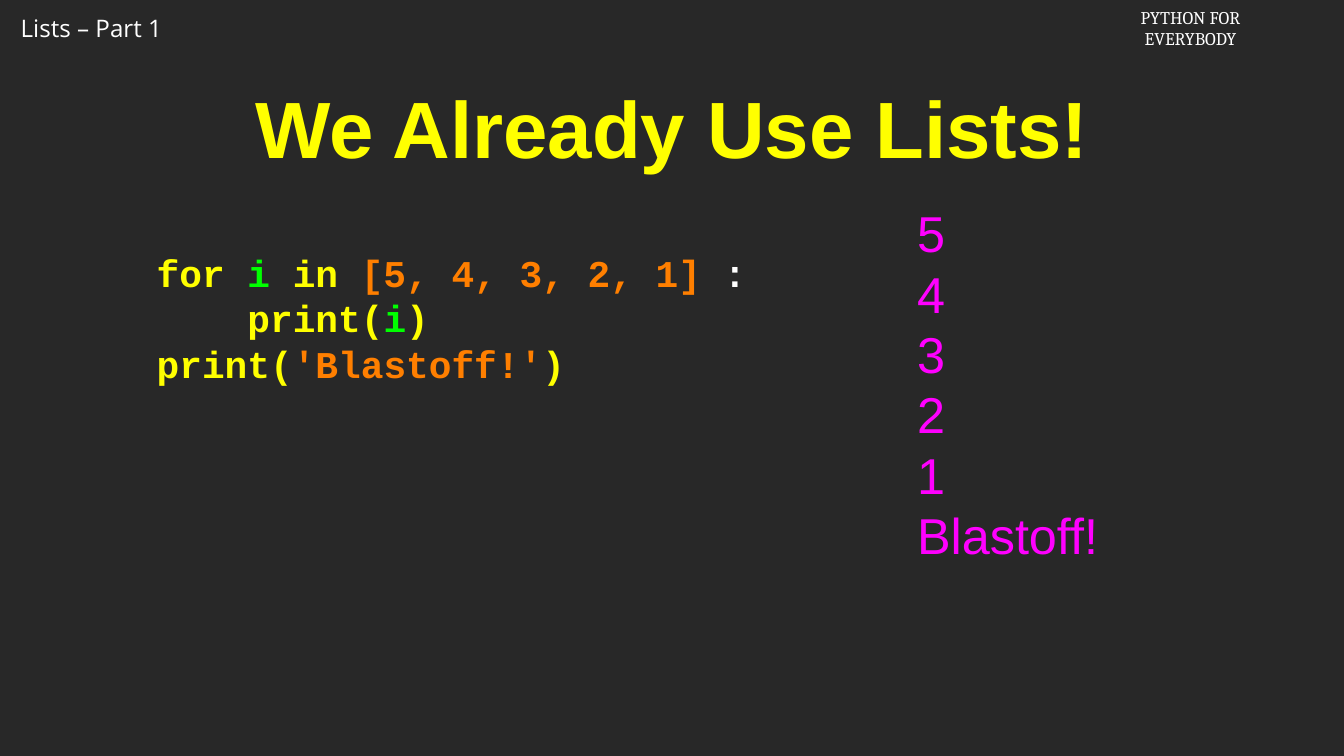
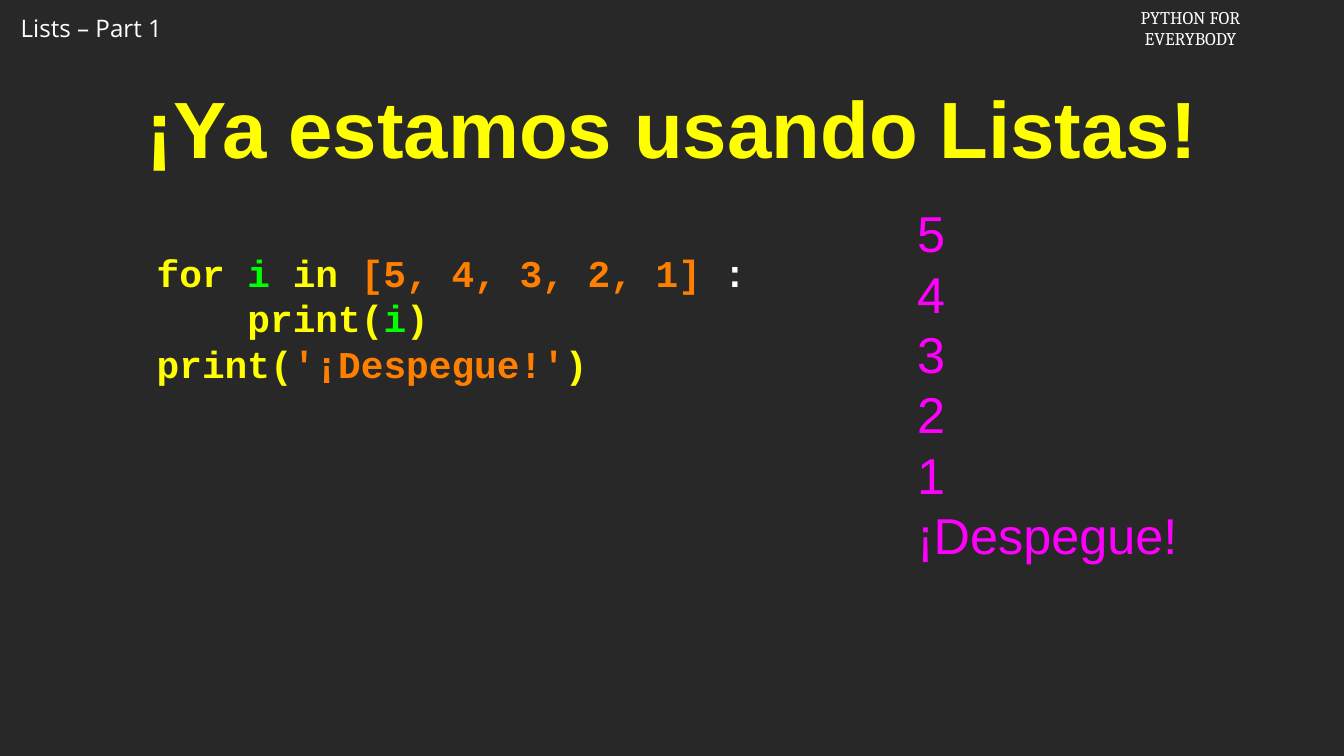
Before and after one commit to csev/py4e, a slide deck: slide 6 of ai/8.1.pptx. Drawn at 1344x756 pixels with LibreOffice and Linux fonts; fonts in the diff are those of the drawing; background and template pictures are left out. Boxes give left, top, right and bottom in pixels: in the first picture for what was removed or moved away, otherwise in the second. Text is boxed around its words. In the diff, an @@ line names an element or a change of style, - is before the commit and + after.

```diff
--- a/ai/8.1.pptx
+++ b/ai/8.1.pptx
@@ title at [147, 100, 1197, 171]: text changed @@
-We Already Use Lists!
+¡Ya estamos usando Listas!
@@ text at [157, 351, 588, 386]: text changed @@
-print('Blastoff!')
+print('¡Despegue!')
@@ text at [917, 519, 1177, 564]: text changed @@
-Blastoff!
+¡Despegue!
```
Also in this commit, not shown: 11 other slides changed.
